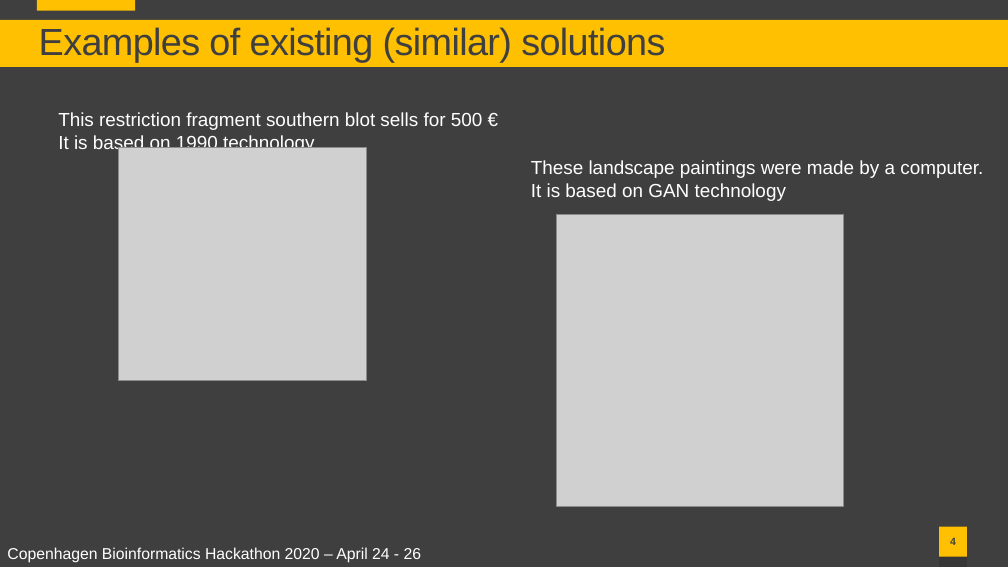
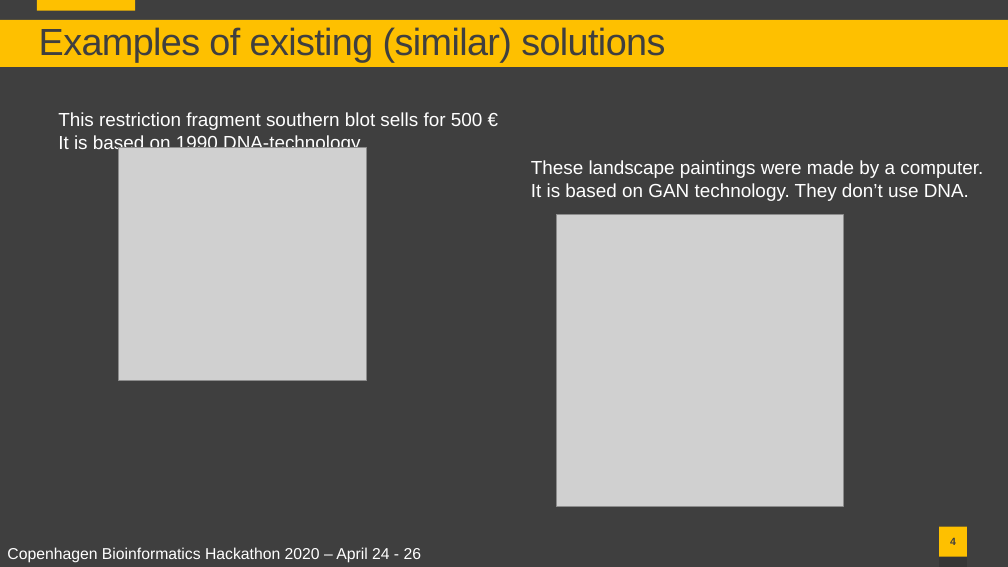
Before and after one commit to lassefolkersen/hackaton_art, a slide deck: slide 4 of 2020-04-17_presentation/dna_art.pptx. Drawn at 1008x567 pixels with LibreOffice and Linux fonts; fonts in the diff are those of the drawing; grey boxes stand for pictures. Boxes give left, top, right and bottom in pixels: in the first picture for what was removed or moved away, otherwise in the second. Text is boxed around its words. In the diff, an @@ line names an element or a change of style, - is before the commit and + after.

```diff
--- a/2020-04-17_presentation/dna_art.pptx
+++ b/2020-04-17_presentation/dna_art.pptx
@@ text at [58, 134, 361, 153]: text changed @@
-It is based on 1990 technology
+It is based on 1990 DNA-technology
@@ text at [531, 183, 969, 201]: text changed @@
-It is based on GAN technology
+It is based on GAN technology. They don’t use DNA.
```
Also in this commit, not shown: 3 other slides changed, 2 slides added.
